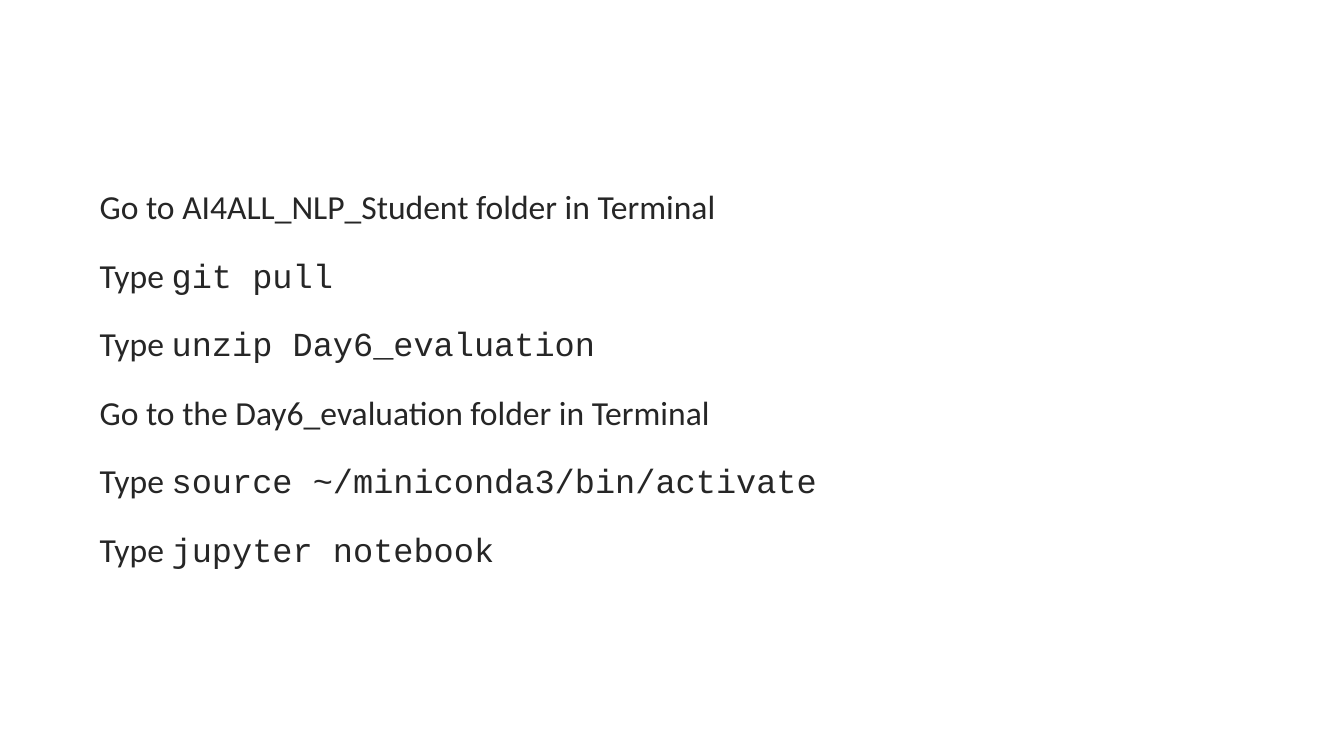
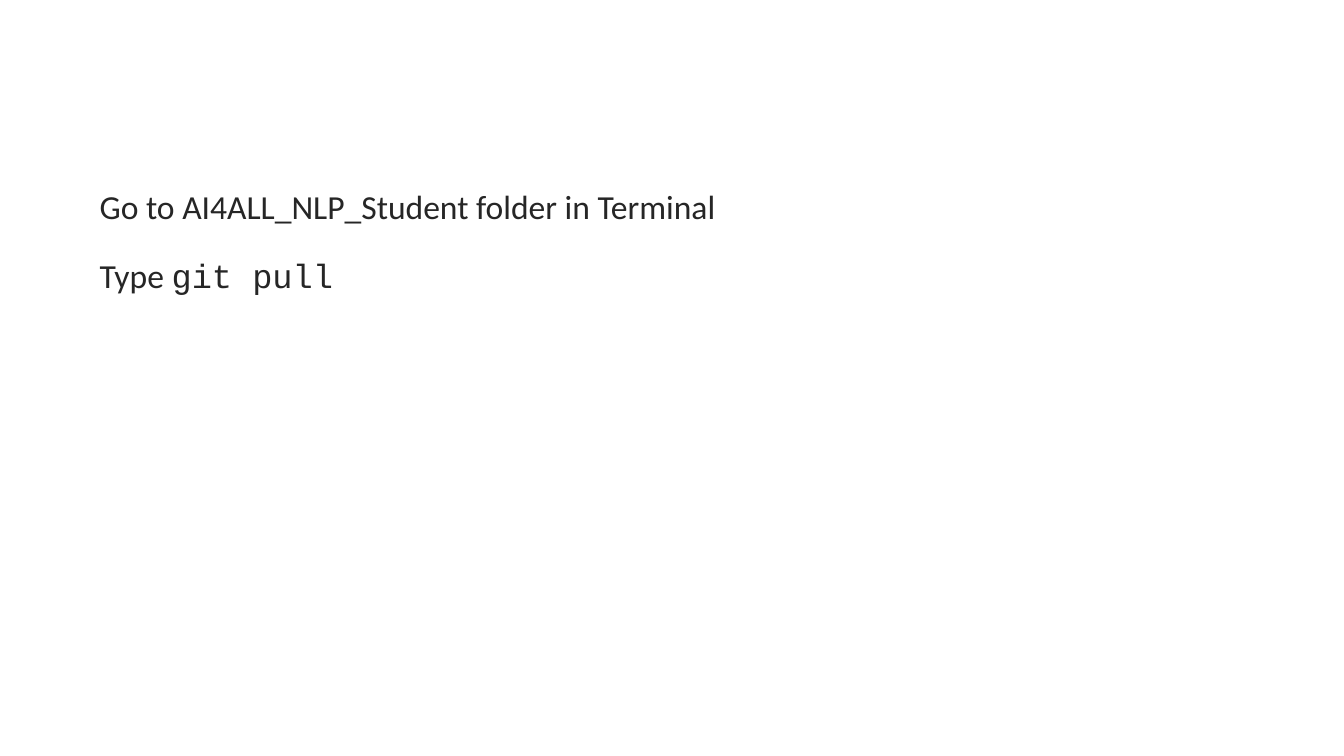
Before and after one commit to Ethan-Tseng/AI4ALL-NLP, a slide deck: slide 22 of Week_1/Slides/Day5_NLP_EvaluationMetrics.pptx (slide 24 before the commit). Drawn at 1344x756 pixels with LibreOffice and Linux fonts; fonts in the diff are those of the drawing. Boxes give left, top, right and bottom in pixels: in the first picture for what was removed or moved away, otherwise in the second. Text is boxed around its words. In the diff, an @@ line names an element or a change of style, - is before the commit and + after.

```diff
--- a/Week_1/Slides/Day5_NLP_EvaluationMetrics.pptx
+++ b/Week_1/Slides/Day5_NLP_EvaluationMetrics.pptx
@@ text at [100,332,817,569]: paragraphs removed @@
-Type unzip Day6_evaluation
-Go to the Day6_evaluation folder in Terminal
-Type source ~/miniconda3/bin/activate
-Type jupyter notebook
```
Also in this commit, not shown: 2 other slides changed, 3 slides removed, 1 other file.
